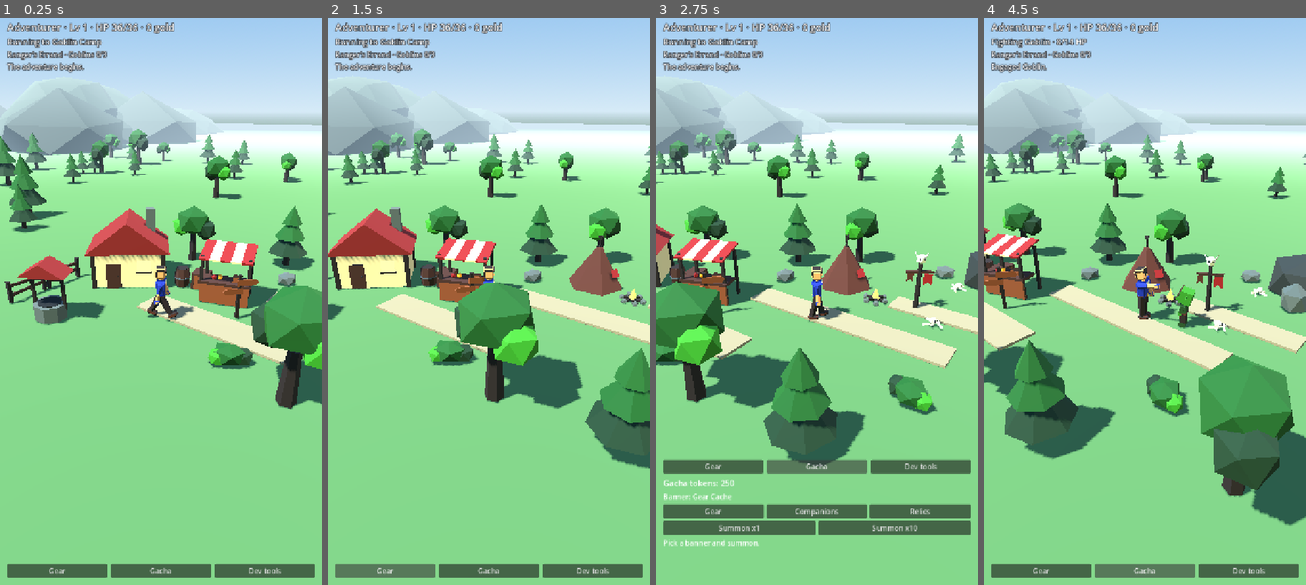
Above: before the commit, frames 1-4 (left to right).
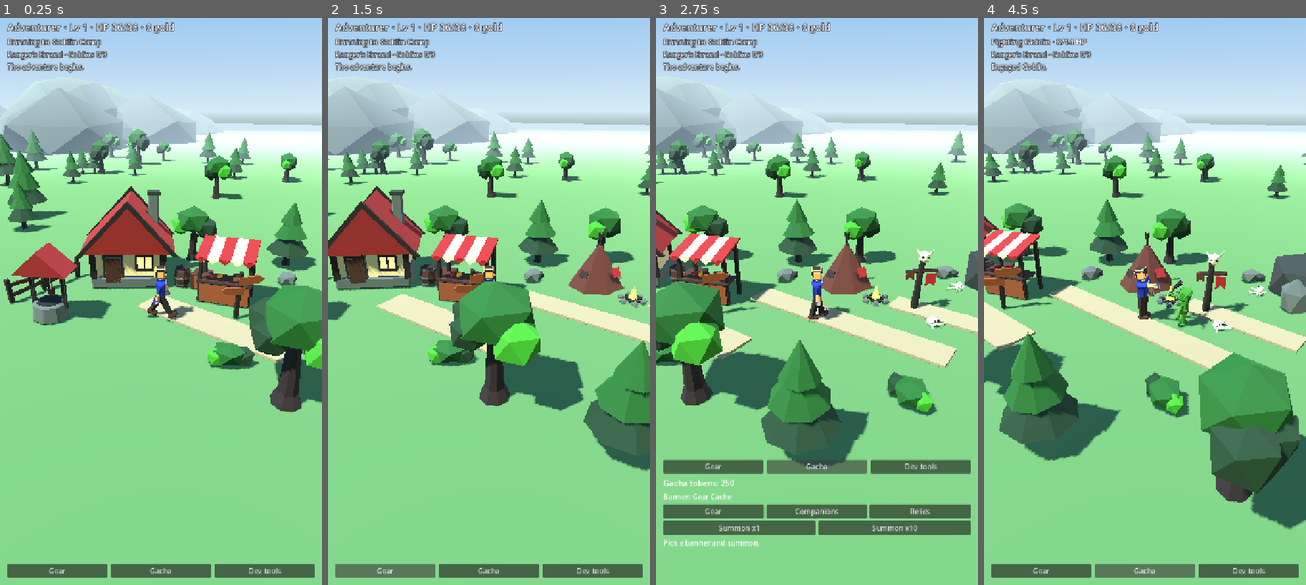
Above: after the commit, the same moments.

Repository: gabebartolo-spec/Idlerpg
Game: Godot game, scene res://main.tscn
Two runs of this game, one before a commit and one after it. Both use one fixed random seed, a clock stepped at 60 frames per second and the inputs below.
Inputs:
- Up to frame 1 (0.25 s): no input
- Up to frame 2 (1.5 s): click "Gear" at 0.5 s; click "Gear" at 1.25 s
- Up to frame 3 (2.75 s): click "Gacha" at 2 s
- Up to frame 4 (4.5 s): click "Gear" at 2.75 s; click "Gacha" at 3.5 s; click "Gacha" at 4.25 s

The runs differ from the first frame. In frame 1, 6.6% of the frame differs, in the area x 0-100%, y 19-70%; in frame 2, 6.4%; in frame 3, 4.9%; in frame 4, 5.7%.

Commit message:
Restyle the goblin, wolf and props to the art style guide
- Goblin: narrow torso, long forearms, oversized head and ears, crooked
  club. Wolf: shoulder wedge, low profile, long snout. Both moved to
  tools/art/models/enemies.py
- Props: steep-roofed cottage with stone course, thick beams and chunky
  door and window; bevelled and slightly irregular stall, well, fence,
  signpost and crate; more angular rocks; fuller trees

Co-Authored-By: Claude Fable 5.1 <noreply@anthropic.com>

Diff:
--- a/src/data/art_manifest.gd
+++ b/src/data/art_manifest.gd
@@ -25,25 +25,25 @@
 	"hill_round": {"path": "res://assets/models/backdrops/hill_round.glb", "category": "backdrop", "tris": 100, "size": Vector3(34.487, 6.238, 25.472), "nodes": []},
 	"hill_ridge": {"path": "res://assets/models/backdrops/hill_ridge.glb", "category": "backdrop", "tris": 120, "size": Vector3(37.074, 9.422, 19.840), "nodes": []},
 	"hero": {"path": "res://assets/models/characters/hero.glb", "category": "character", "tris": 672, "size": Vector3(0.85 …(269 unchanged characters)…
-	"goblin": {"path": "res://assets/models/characters/goblin.glb", "category": "character", "tris": 224, "size": Vector3(0.880, 1.209, 0.668), "nodes": ["torso", "head", "arm_l", "leg_l", "arm_r", "leg_r"]},
-	"wolf": {"path": "res://assets/models/characters/wolf.glb", "category": "character", "tris": 240, "size": Vector3(0.420, 1.025, 1.803), "nodes": ["body", "head", "leg_fl", "leg_fr", "leg_bl", "leg_br", "tail"]},
-	"tree_oak": {"path": "res://assets/models/props/tree_oak.glb", "category": "prop", "tris": 80, "size": Vector3(2.003, 2.665, 1.476), "nodes": []},
-	"tree_pine": {"path": "res://assets/models/props/tree_pine.glb", "category": "prop", "tris": 56, "size": Vector3(1.616, 2.575, 1.657), "nodes": []},
-	"bush": {"path": "res://assets/models/props/bush.glb", "category": "prop", "tris": 60, "size": Vector3(1.133, 0.556, 0.718), "nodes": []},
-	"rock_small": {"path": "res://assets/models/props/rock_small.glb", "category": "prop", "tris": 20, "size": Vector3(0.748, 0.432, 0.663), "nodes": []},
-	"rock_large": {"path": "res://assets/models/props/rock_large.glb", "category": "prop", "tris": 40, "size": Vector3(2.096, 1.129, 1.448), "nodes": []},
-	"cottage": {"path": "res://assets/models/props/cottage.glb", "category": "prop", "tris": 140, "size": Vector3(3.100, 2.650, 2.400), "nodes": []},
-	"market_stall": {"path": "res://assets/models/props/market_stall.glb", "category": "prop", "tris": 184, "size": Vector3(1.800, 1.914, 1.284), "nodes": []},
-	"well": {"path": "res://assets/models/props/well.glb", "category": "prop", "tris": 104, "size": Vector3(1.500, 1.950, 1.100), "nodes": []},
-	"fence": {"path": "res://assets/models/props/fence.glb", "category": "prop", "tris": 48, "size": Vector3(1.520, 0.800, 0.120), "nodes": []},
-	"signpost": {"path": "res://assets/models/props/signpost.glb", "category": "prop", "tris": 44, "size": Vector3(1.180, 1.500, 0.135), "nodes": []},
-	"barrel": {"path": "res://assets/models/props/barrel.glb", "category": "prop", "tris": 112, "size": Vector3(0.660, 0.710, 0.660), "nodes": []},
-	"crate": {"path": "res://assets/models/props/crate.glb", "category": "prop", "tris": 72, "size": Vector3(0.630, 0.620, 0.630), "nodes": []},
-	"goblin_tent": {"path": "res://assets/models/props/goblin_tent.glb", "category": "prop", "tris": 76, "size": Vector3(1.819, 1.950, 2.100), "nodes": []},
-	"goblin_totem": {"path": "res://assets/models/props/goblin_totem.glb", "category": "prop", "tris": 116, "size": Vector3(0.900, 2.038, 0.290), "nodes": []},
-	"campfire": {"path": "res://assets/models/props/campfire.glb", "category": "prop", "tris": 170, "size": Vector3(0.942, 0.510, 0.848), "nodes": []},
-	"wolf_den": {"path": "res://assets/models/props/wolf_den.glb", "category": "prop", "tris": 76, "size": Vector3(3.206, 1.591, 3.196), "nodes": []},
-	"bone_pile": {"path": "res://assets/models/props/bone_pile.glb", "category": "prop", "tris": 92, "size": Vector3(0.600, 0.286, 0.726), "nodes": []},
+	"goblin": {"path": "res://assets/models/characters/goblin.glb", "category": "character", "tris": 560, "size": Vector3(1.040, 1.210, 0.714), "nodes": ["torso", "head", "arm_l", "leg_l", "arm_r", "leg_r"]},
+	"wolf": {"path": "res://assets/models/characters/wolf.glb", "category": "character", "tris": 576, "size": Vector3(0.450, 0.895, 1.928), "nodes": ["body", "head", "leg_fl", "leg_fr", "leg_bl", "leg_br", "tail"]},
+	"tree_oak": {"path": "res://assets/models/props/tree_oak.glb", "category": "prop", "tris": 152, "size": Vector3(2.152, 2.671, 1.623), "nodes": []},
+	"tree_pine": {"path": "res://assets/models/props/tree_pine.glb", "category": "prop", "tris": 110, "size": Vector3(1.800, 2.749, 1.798), "nodes": []},
+	"bush": {"path": "res://assets/models/props/bush.glb", "category": "prop", "tris": 60, "size": Vector3(1.193, 0.568, 0.763), "nodes": []},
+	"rock_small": {"path": "res://assets/models/props/rock_small.glb", "category": "prop", "tris": 40, "size": Vector3(0.913, 0.462, 0.719), "nodes": []},
+	"rock_large": {"path": "res://assets/models/props/rock_large.glb", "category": "prop", "tris": 60, "size": Vector3(2.285, 1.330, 1.433), "nodes": []},
+	"cottage": {"path": "res://assets/models/props/cottage.glb", "category": "prop", "tris": 420, "size": Vector3(3.740, 3.340, 2.880), "nodes": []},
+	"market_stall": {"path": "res://assets/models/props/market_stall.glb", "category": "prop", "tris": 448, "size": Vector3(1.950, 2.069, 1.442), "nodes": []},
+	"well": {"path": "res://assets/models/props/well.glb", "category": "prop", "tris": 268, "size": Vector3(1.700, 2.350, 1.240), "nodes": []},
+	"fence": {"path": "res://assets/models/props/fence.glb", "category": "prop", "tris": 112, "size": Vector3(1.611, 0.908, 0.160), "nodes": []},
+	"signpost": {"path": "res://assets/models/props/signpost.glb", "category": "prop", "tris": 76, "size": Vector3(1.376, 1.605, 0.195), "nodes": []},
+	"barrel": {"path": "res://assets/models/props/barrel.glb", "category": "prop", "tris": 168, "size": Vector3(0.710, 0.730, 0.710), "nodes": []},
+	"crate": {"path": "res://assets/models/props/crate.glb", "category": "prop", "tris": 136, "size": Vector3(0.660, 0.630, 0.660), "nodes": []},
+	"goblin_tent": {"path": "res://assets/models/props/goblin_tent.glb", "category": "prop", "tris": 92, "size": Vector3(2.054, 2.048, 1.971), "nodes": []},
+	"goblin_totem": {"path": "res://assets/models/props/goblin_totem.glb", "category": "prop", "tris": 152, "size": Vector3(1.006, 2.174, 0.345), "nodes": []},
+	"campfire": {"path": "res://assets/models/props/campfire.glb", "category": "prop", "tris": 182, "size": Vector3(0.993, 0.590, 0.900), "nodes": []},
+	"wolf_den": {"path": "res://assets/models/props/wolf_den.glb", "category": "prop", "tris": 96, "size": Vector3(3.118, 1.621, 3.267), "nodes": []},
+	"bone_pile": {"path": "res://assets/models/props/bone_pile.glb", "category": "prop", "tris": 108, "size": Vector3(0.627, 0.312, 0.553), "nodes": []},
 	"iron_sword": {"path": "res://assets/models/weapons/iron_sword.glb", "category": "weapon", "tris": 144, "size": Vector3(0.340, 1.090, 0.102), "nodes": []},
 	"moonsteel_blade": {"path": "res://assets/models/weapons/moonsteel_blade.glb", "category": "weapon", "tris": 164, "size": Vector3(0.480, 1.250, 0.102), "nodes": []},
 	"crownblade": {"path": "res://assets/models/weapons/crownblade.glb", "category": "weapon", "tris": 162, "size": Vector3(0.440, 1.390, 0.102), "nodes": []},
Binary file changed: art/review/armours.png
Binary file changed: art/review/characters.png
Binary file changed: art/review/ingame_1_walk.png
Binary file changed: art/review/ingame_2_walk_gear.png
Binary file changed: art/review/ingame_3_goblin_fight.png
Binary file changed: art/review/ingame_4_goblin_fight_gear.png
Binary file changed: art/review/ingame_5_wolf_fight.png
Binary file changed: art/review/ingame_6_wolf_fight_gear.png
Binary file changed: art/review/props.png
Binary file changed: art/review/weapons.png
Binary file changed: assets/icons/copper_ring.png
Binary file changed: assets/icons/crownblade.png
(and 65 more such lines)
